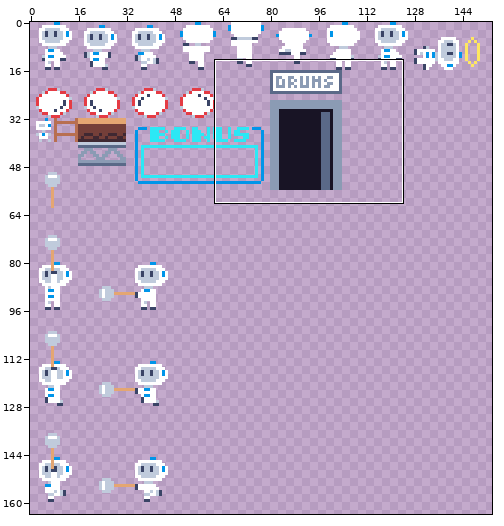
Sprite sheet, stored at public/images/spritesheet.png. The first picture is a wide view before the edit; the outline marks the close-up.
Close-up. Before:
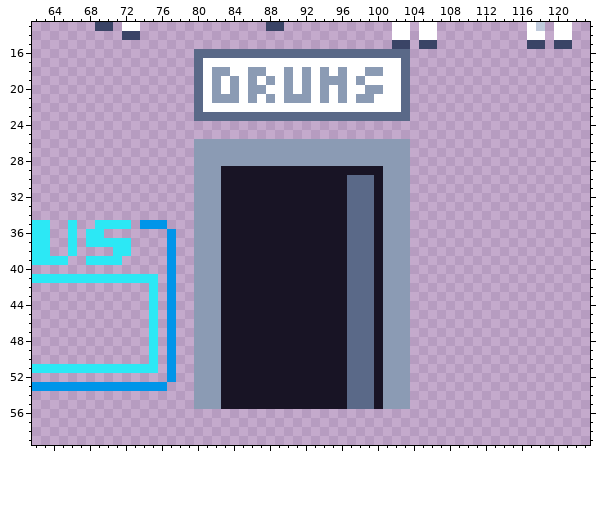
The file is 256x256 pixels. Shown: x 62..123, y 13..59. The wide view leaves out empty margins.
After:
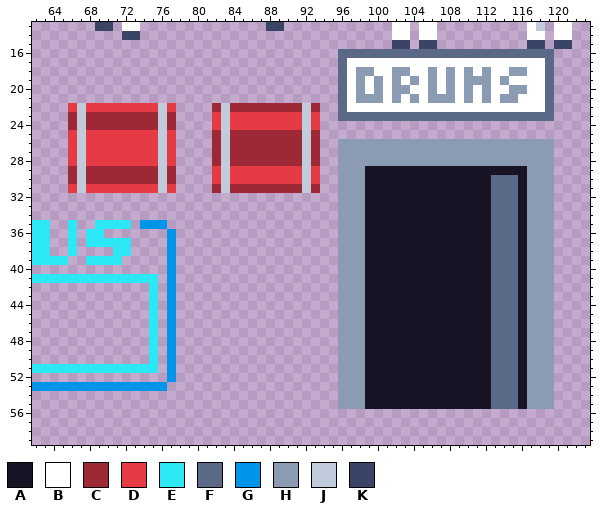
Palette (. is transparent): A #181425  B #ffffff  C #9e2835  D #e43b44  E #2ce8f5  F #5a6988  G #0095e9  H #8b9bb4  J #c0cbdc  K #3a4466
Commit: add sideways drums
The edit:
Changed rows in their new state; - is an unchanged pixel.
first column x 66:
16 --------------................--------FFFFFFFFFFFFFFFF
17 --------------................F------BBBBBBBBBBBBBBBBF
18 --------------................F-H-B-HHBBHBHBHBHBBHHBBF
19 --------------................F---H-HBHBHBHBHHHBHBBBBF
20 --------------................F-HB--HHBBHBHBHBHBBHHBBF
21 --------------................F---H-HBHBHHHBHBHBHHBBBF
22 DJDDDDDDDDJD--..CJCCCCCCCCJC..F------BBBBBBBBBBBBBBBBF
23 CJCCCCCCCCJC--..DJDDDDDDDDJD..--------FFFFFFFFFFFFFFFF
24 CJCCCCCCCCJC----DJDDDDDDDDJD--------------------------
25 DJDDDDDDDDJD----CJCCCCCCCCJC--------------------------
26 DJDDDDDDDDJD--..CJCCCCCCCCJC..--------HHHHHHHHHHHHHHHH
27 DJDDDDDDDDJD--..CJCCCCCCCCJC..--------HHHHHHHHHHHHHHHH
28 DJDDDDDDDDJD--..CJCCCCCCCCJC..--------HHHHHHHHHHHHHHHH
29 CJCCCCCCCCJC--..DJDDDDDDDDJD..HHH--AAAAAAAAAAAAAAAAHHH
30 CJCCCCCCCCJC--..DJDDDDDDDDJD..HHHA-AAAAAAAAAAAAFFFAHHH
31 DJDDDDDDDDJD--..CJCCCCCCCCJC..HHHA-AAAAAAAAAAAAFFFAHHH
32 --------------................HHHA-AAAAAAAAAAAAFFFAHHH
33 --------------................HHHA-AAAAAAAAAAAAFFFAHHH
34 --------------................HHHA-AAAAAAAAAAAAFFFAHHH
35 --------------................HHHA-AAAAAAAAAAAAFFFAHHH
36 --------------................HHHA-AAAAAAAAAAAAFFFAHHH
37 --------------................HHHA-AAAAAAAAAAAAFFFAHHH
38 --------------................HHHA-AAAAAAAAAAAAFFFAHHH
39 --------------................HHHA-AAAAAAAAAAAAFFFAHHH
40 --------------................HHHA-AAAAAAAAAAAAFFFAHHH
41 --------------................HHHA-AAAAAAAAAAAAFFFAHHH
42 --------------................HHHA-AAAAAAAAAAAAFFFAHHH
43 --------------................HHHA-AAAAAAAAAAAAFFFAHHH
44 --------------................HHHA-AAAAAAAAAAAAFFFAHHH
45 --------------................HHHA-AAAAAAAAAAAAFFFAHHH
46 --------------................HHHA-AAAAAAAAAAAAFFFAHHH
47 --------------................HHHA-AAAAAAAAAAAAFFFAHHH
48 --------------................HHHA-AAAAAAAAAAAAFFFAHHH
49 --------------................HHHA-AAAAAAAAAAAAFFFAHHH
50 --------------................HHHA-AAAAAAAAAAAAFFFAHHH
51 --------------................HHHA-AAAAAAAAAAAAFFFAHHH
52 --------------................HHHA-AAAAAAAAAAAAFFFAHHH
53 --------------................HHHA-AAAAAAAAAAAAFFFAHHH
54 --------------................HHHA-AAAAAAAAAAAAFFFAHHH
55 --------------................HHHA-AAAAAAAAAAAAFFFAHHH
Where, in picture pixels (left, top, right, bottom), the same in both close-ups:
changed: (68, 49, 554, 409)
